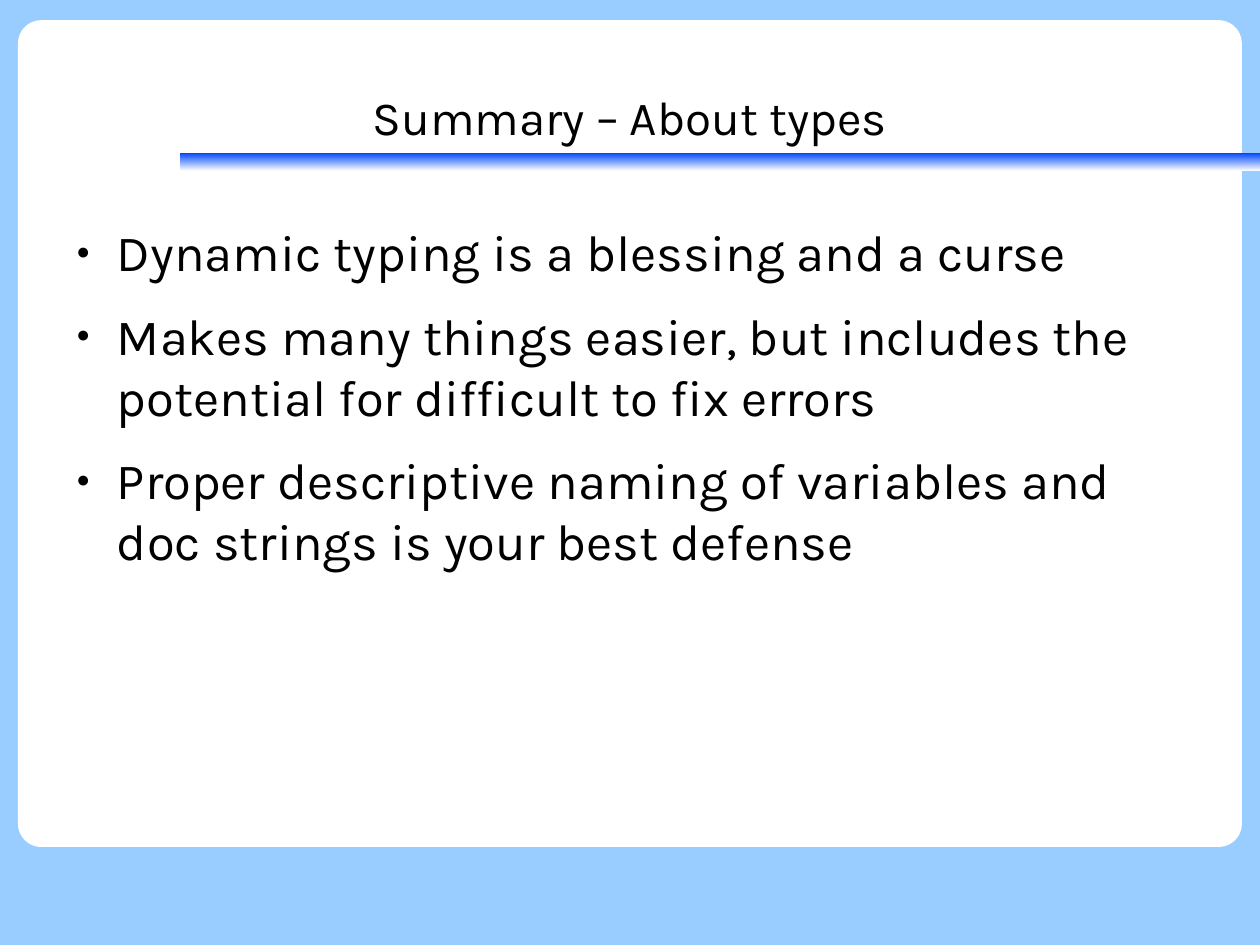
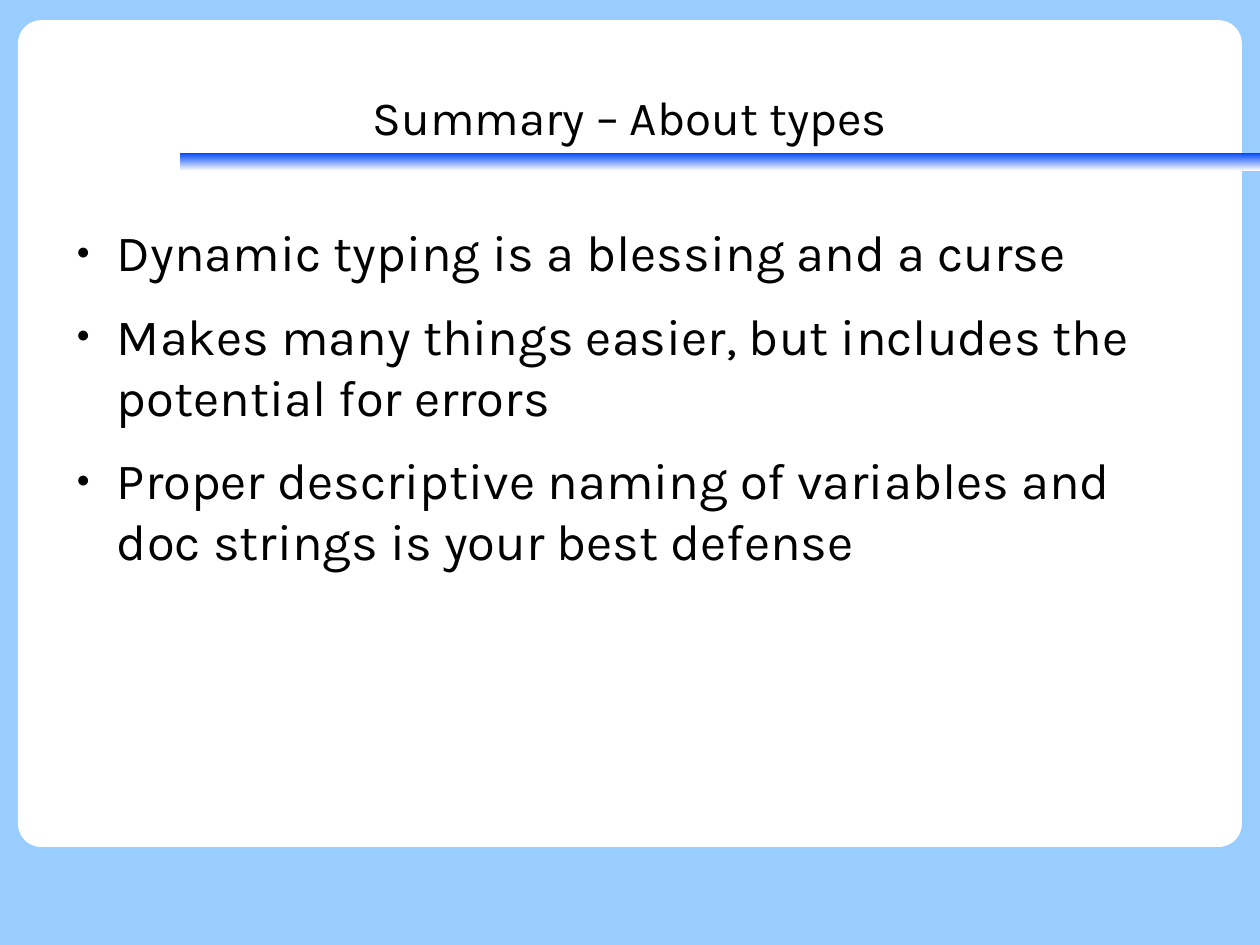
Before and after one commit to KennethNielsen/presentations, a slide deck: slide 154 of python/part1/part1_with_theme.odp (slide 166 before the commit). Drawn at 1260x945 pixels with LibreOffice and Linux fonts; fonts in the diff are those of the drawing; background and template pictures are left out. Boxes give left, top, right and bottom in pixels: in the first picture for what was removed or moved away, otherwise in the second. Text is boxed around its words. In the diff, an @@ line names an element or a change of style, - is before the commit and + after.

```diff
--- a/python/part1/part1_with_theme.odp
+++ b/python/part1/part1_with_theme.odp
@@ text at <box>117,320,1129,428</box>: text changed @@
-● Makes many things easier, but includes the potential for difficult to fix errors
+● Makes many things easier, but includes the potential for errors
```
Also in this commit, not shown: 37 other slides changed, 3 slides added, 4 slides removed, 1 other file.
